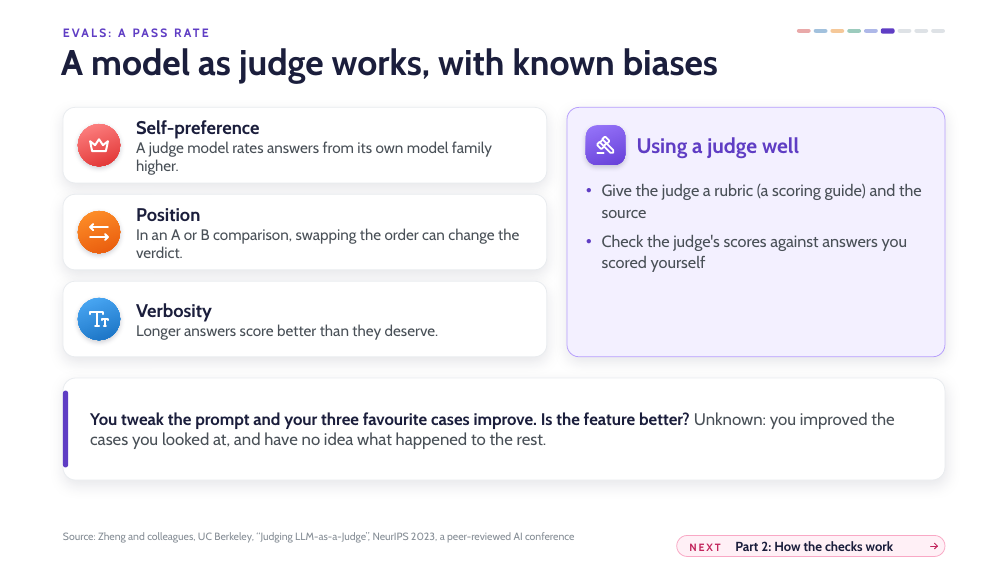
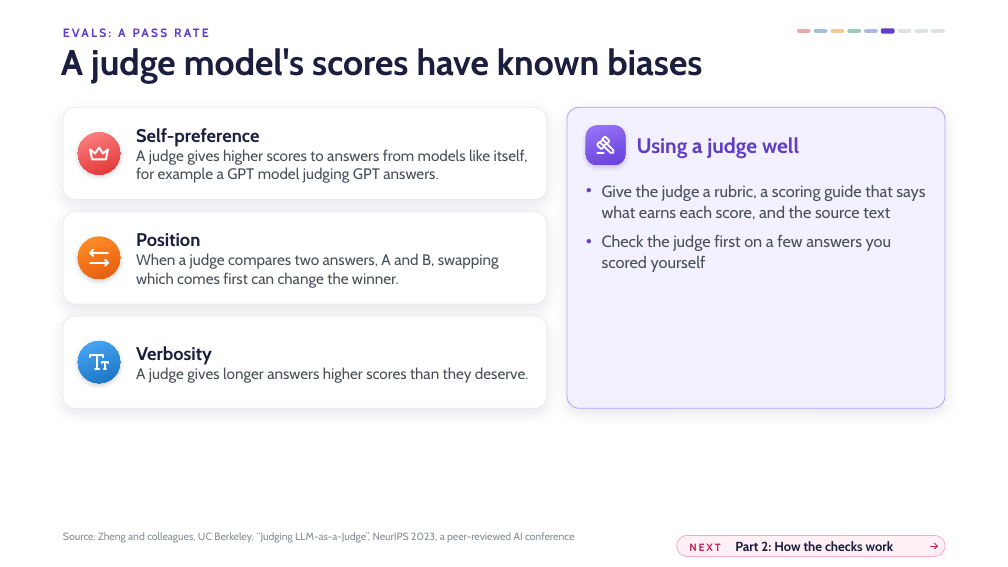
Before and after one commit to MariaGormley05/ai-lab-8, a slide deck: slide 24 of lectures-and-labs/week10/cicd-lecture.pptx (slide 20 before the commit). Drawn at 1008x567 pixels with LibreOffice and Linux fonts; fonts in the diff are those of the drawing; background and template pictures are left out. Boxes give left, top, right and bottom in pixels: in the first picture for what was removed or moved away, otherwise in the second. Text is boxed around its words. In the diff, an @@ line names an element or a change of style, - is before the commit and + after.

```diff
--- a/lectures-and-labs/week10/cicd-lecture.pptx
+++ b/lectures-and-labs/week10/cicd-lecture.pptx
@@ title at [61, 48, 702, 83]: text changed @@
-A model as judge works, with known biases
+A judge model's scores have known biases
@@ rounded rectangle: place and size @@
-rounded rectangle at [63, 107, 547, 183]
+rounded rectangle at [63, 107, 547, 200]
@@ rounded rectangle: place and size @@
-rounded rectangle at [567, 107, 945, 357]
+rounded rectangle at [567, 107, 945, 408]
@@ ellipse: place and size @@
-ellipse at [78, 124, 120, 166]
+ellipse at [78, 132, 120, 175]
@@ freeform shape: place and size @@
-freeform shape at [87, 133, 110, 157]
+freeform shape at [87, 141, 110, 165]
@@ text at [136, 149, 528, 183]: text changed @@
-A judge model rates answers from its own model family higher.
+A judge gives higher scores to answers from models like itself, for example a GPT model judging GPT answers.
@@ text at [602, 185, 925, 272]: text changed @@
-● Give the judge a rubric (a scoring guide) and the source
-● Check the judge's scores against answers you scored yourself
+● Give the judge a rubric, a scoring guide that says what earns each score, and the source text
+● Check the judge first on a few answers you scored yourself
@@ rounded rectangle: place and size @@
-rounded rectangle at [63, 194, 547, 270]
+rounded rectangle at [63, 212, 547, 304]
@@ ellipse: place and size @@
-ellipse at [78, 211, 120, 253]
+ellipse at [78, 237, 120, 279]
@@ text "Position": place and size @@
-text "Position" at [136, 208, 519, 258]
+text "Position" at [136, 233, 499, 288]
@@ freeform shape: place and size @@
-freeform shape at [87, 220, 110, 243]
+freeform shape at [87, 246, 110, 269]
@@ text at [136, 253, 499, 288]: text changed @@
-In an A or B comparison, swapping the order can change the verdict.
+When a judge compares two answers, A and B, swapping which comes first can change the winner.
@@ proportions changed in 4 elements at [63, 107, 547, 200], [63, 212, 547, 304], [567, 107, 945, 408], [63, 316, 547, 408] @@
@@ rounded rectangle: place and size @@
-rounded rectangle at [63, 281, 547, 357]
+rounded rectangle at [63, 316, 547, 408]
@@ text "Verbosity": place and size @@
-text "Verbosity" at [136, 303, 439, 340]
+text "Verbosity" at [136, 346, 529, 383]
@@ ellipse: place and size @@
-ellipse at [78, 298, 120, 340]
+ellipse at [78, 341, 120, 383]
@@ freeform shape: place and size @@
-freeform shape at [87, 307, 110, 330]
+freeform shape at [87, 350, 110, 374]
@@ rounded rectangle removed at [63, 378, 945, 480] @@
@@ text at [136, 367, 529, 383]: text changed @@
-Longer answers score better than they deserve.
+A judge gives longer answers higher scores than they deserve.
@@ rounded rectangle removed at [63, 391, 68, 468] @@
@@ text removed at [90, 412, 894, 449] @@
-You tweak the prompt and your three favourite cases improve. Is the feature better? Unknown: you improved the cases you looked at, and have no idea what happened to the rest.
```
Also in this commit, not shown: 8 other slides changed, 7 slides added, 3 slides removed, 6 other files.
